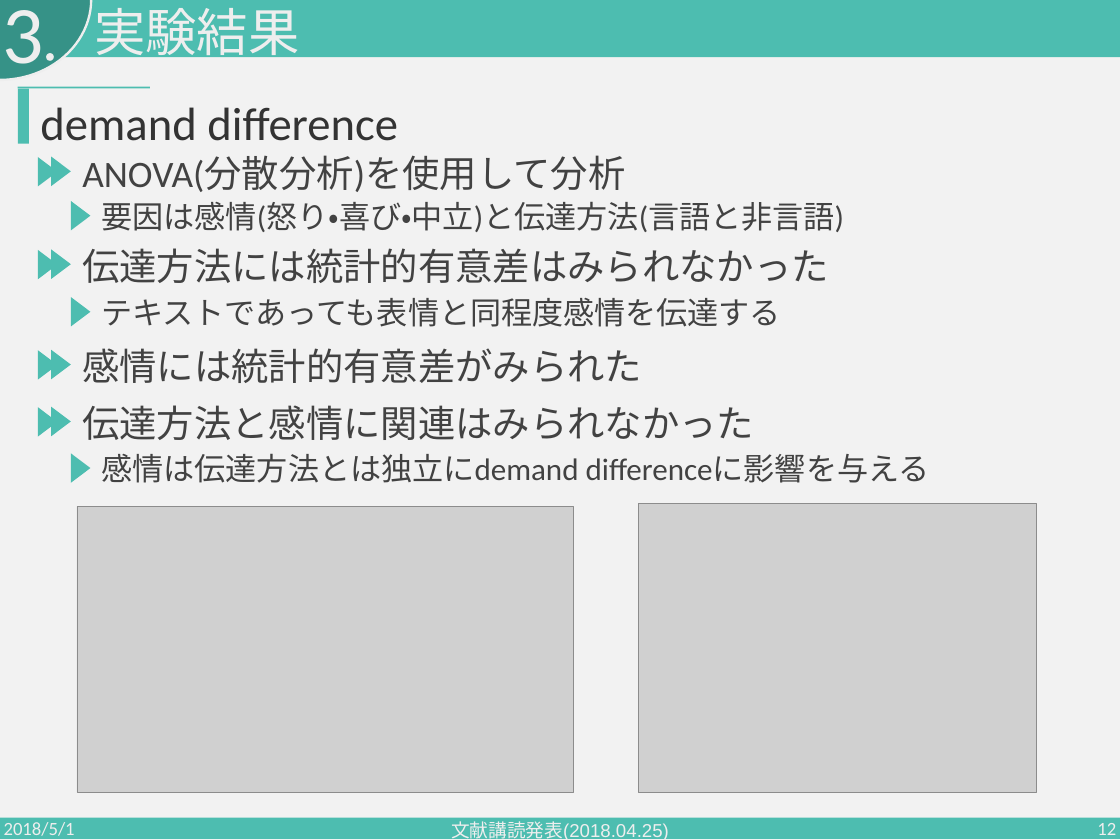
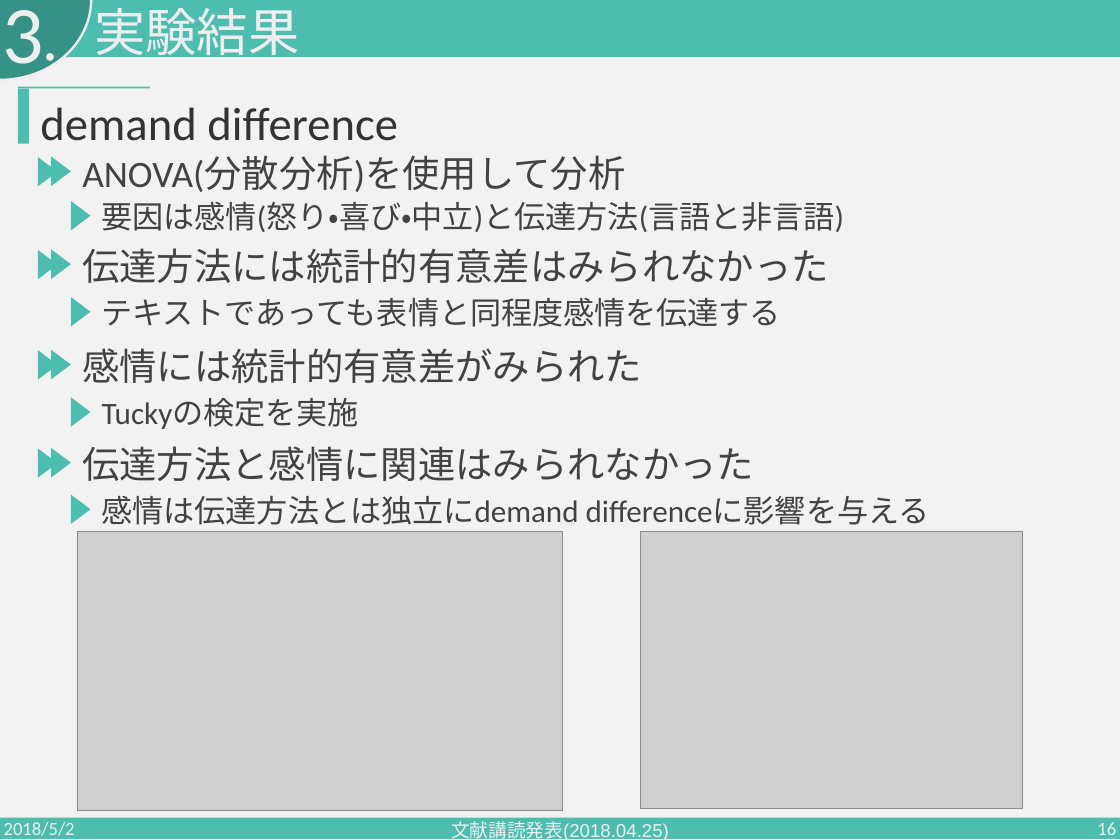
Before and after one commit to PajamaDrive/presentation, a slide deck: slide 16 of presentation_1st.pptx (slide 12 before the commit). Drawn at 1120x840 pixels with LibreOffice and Linux fonts; fonts in the diff are those of the drawing; grey boxes stand for pictures. Boxes give left, top, right and bottom in pixels: in the first picture for what was removed or moved away, otherwise in the second. Text is boxed around its words. In the diff, an @@ line names an element or a change of style, - is before the commit and + after.

```diff
--- a/presentation_1st.pptx
+++ b/presentation_1st.pptx
@@ triangle: place and size @@
-triangle at (52, 407, 71, 436)
+triangle at (71, 397, 91, 427)
@@ text added at (102, 398, 359, 429), 40 pt, text #424242 @@
+Tuckyの検定を実施
@@ 2 texts, 1 triangle: place and size @@
-2 texts, 1 triangle at (38, 405, 930, 483)
+2 texts, 1 triangle at (38, 446, 930, 525)
@@ triangle: place and size @@
-triangle at (71, 453, 91, 483)
+triangle at (52, 448, 71, 478)
@@ triangle added at (71, 494, 91, 524), fill #4DBDB0 @@
@@ picture: place and size @@
-picture at (77, 506, 573, 792)
+picture at (77, 531, 562, 811)
@@ picture: place and size @@
-picture at (638, 503, 1036, 792)
+picture at (641, 531, 1022, 808)
@@ text at (4, 822, 75, 840): text changed @@
-2018/5/1
+2018/5/2
@@ page number at (1097, 822, 1116, 840): text changed @@
-12
+16
```
Also in this commit, not shown: 12 other slides changed, 5 slides added.
